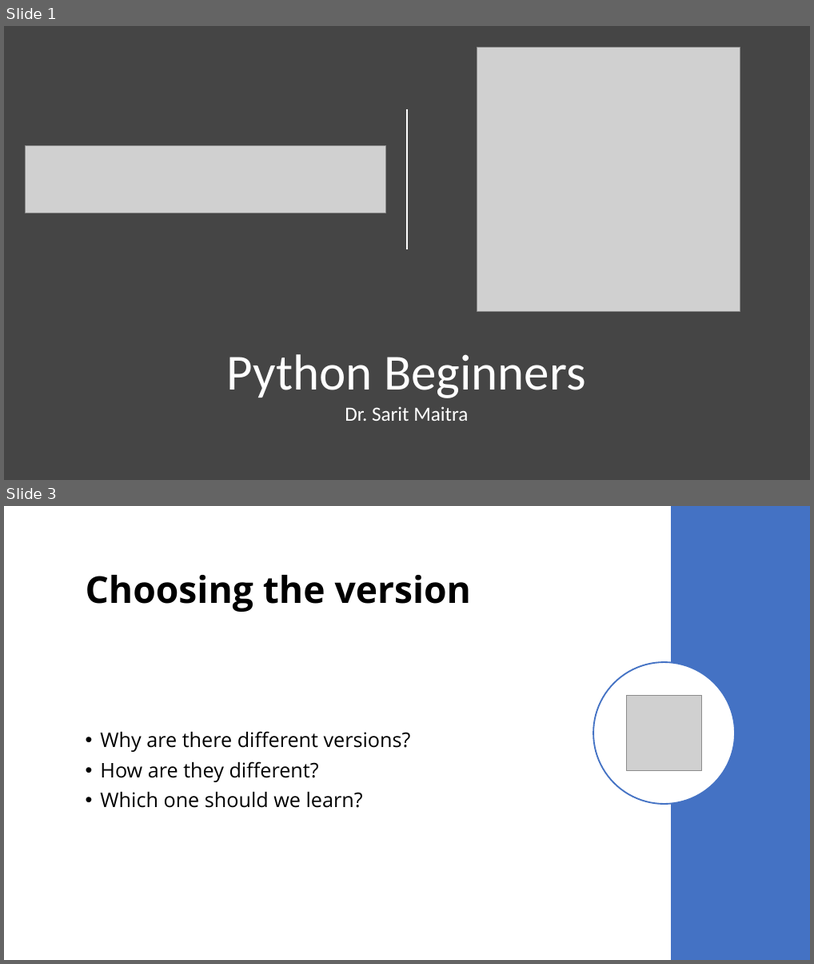
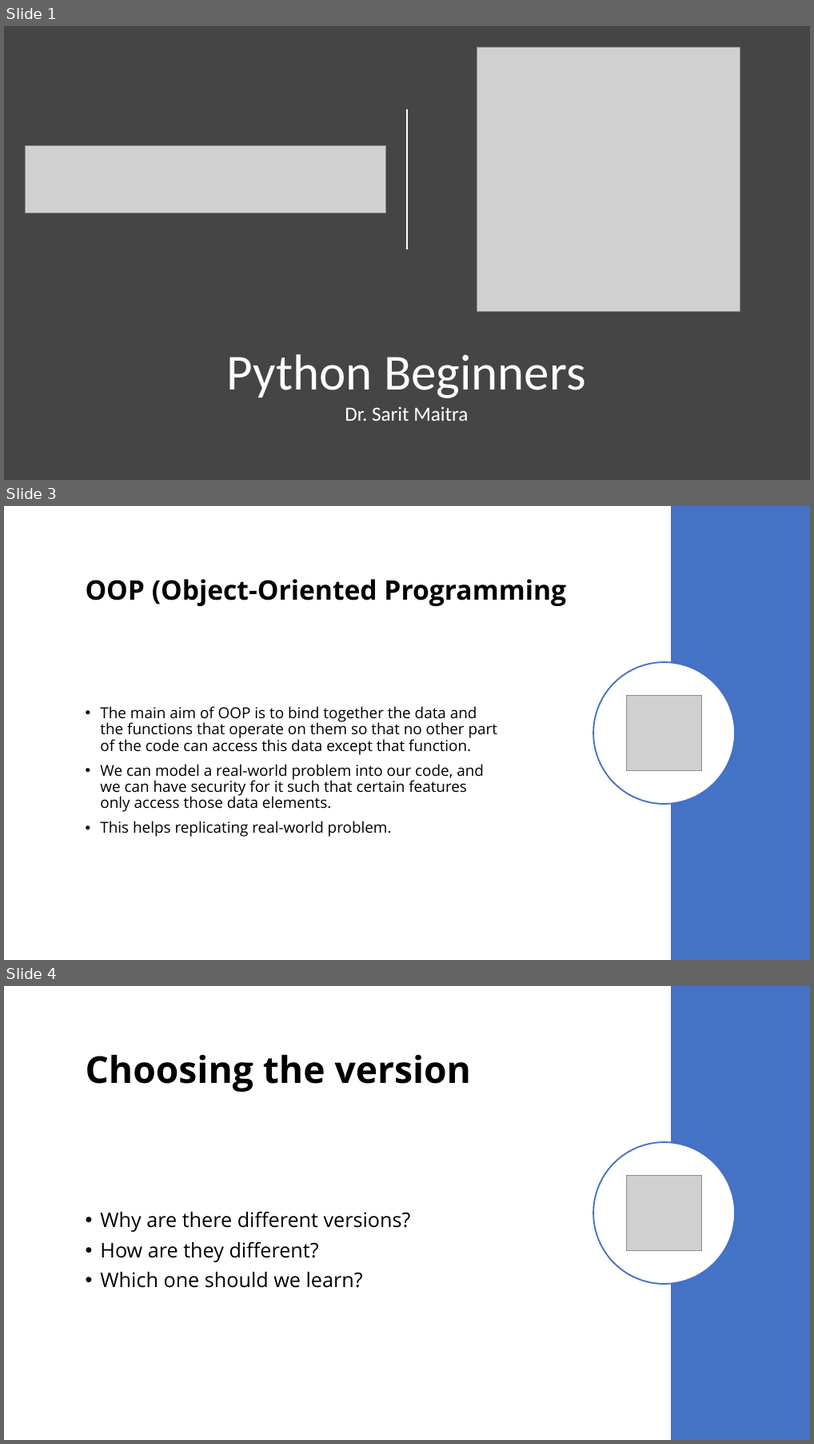
Before and after one commit to saritmaitra/Python-Fundamentals, a slide deck: ppt/Python.pptx. Shown one above the other, each under a label of ours: slides 1 and 3 before the commit, slides 1, 3 and 4 after it; the slides between them are not shown. The pictures are 814x964 and 814x1444 pixels, drawn with LibreOffice and Linux fonts; fonts in the diff are those of the drawing; grey boxes stand for pictures. Boxes give left, top, right and bottom in pixels: in the first picture for what was removed or moved away, otherwise in the second. Text is boxed around its words. In the diff, an @@ line names an element or a change of style, - is before the commit and + after.

```diff
--- a/ppt/Python.pptx
+++ b/ppt/Python.pptx
@@ slide 3 added at <box>4,506,810,960</box>, background #FFFFFF @@
@@ rectangle added at <box>671,506,810,960</box>, fill #4472C4 @@
@@ title added at <box>86,579,566,606</box>, 32 pt, text #000000, bold @@
+OOP (Object-Oriented Programming
@@ ellipse added at <box>594,662,735,804</box>, fill #FFFFFF, outline #4472C4 1.75 pt @@
@@ picture added at <box>627,696,702,771</box> @@
@@ text added at <box>100,706,498,836</box>, 18 pt, text #000000 @@
+• The main aim of OOP is to bind together the data and the functions that operate on them so that no other part of the code can access this data except that function.
+• We can model a real-world problem into our code, and we can have security for it such that certain features only access those data elements.
+• This helps replicating real-world problem.
@@ what was slide 3 is now slide 4 @@
```
Also in this commit, not shown: 4 slides changed, 3 other slides added, 1 slide removed.
